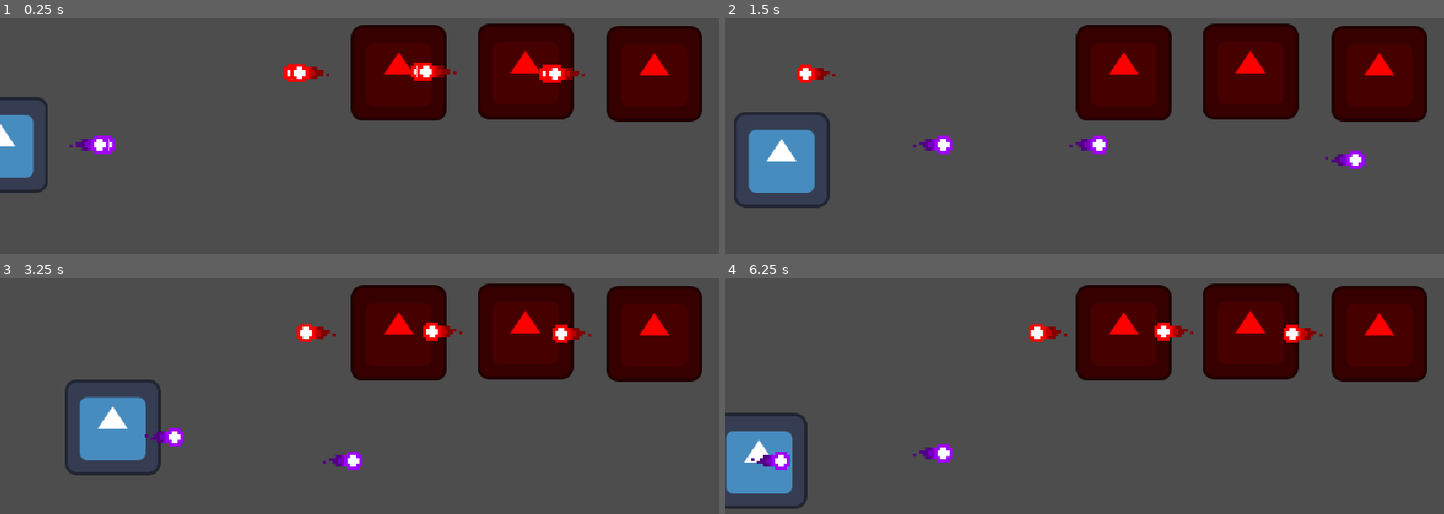
Above: before the commit, frames 1-4 (two rows, left to right).
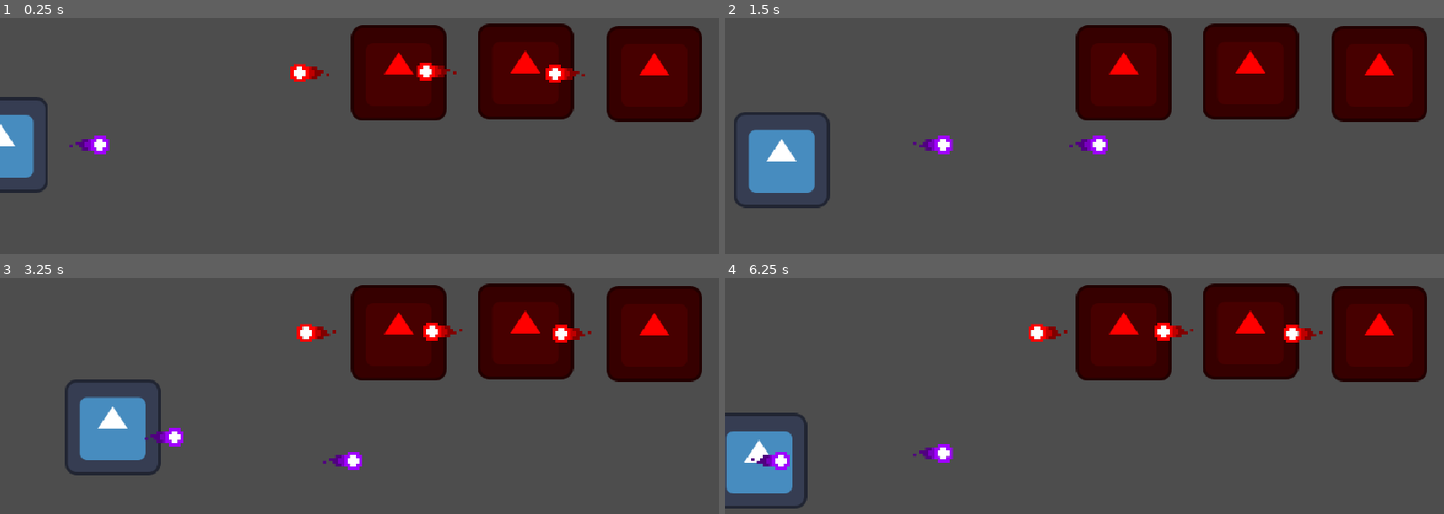
Above: after the commit, the same moments.

Repository: aomushi0710/shooting_game
Game: Godot game, scene res://stage.tscn
The game is run twice, just before and just after one commit, with the same random seed, the same clock (stepped at 60 frames per second) and the same inputs. The project has no main scene, so this scene is started directly. The engine's default icon, where the game draws it, is replaced by a stand-in: a white triangle on a blue panel in a dark square.
Inputs:
- Up to frame 1 (0.25 s): no input
- Up to frame 2 (1.5 s): hold Right (move_right) 0.53-1.28 s; hold Down (move_down) from 1.28 s (still down)
- Up to frame 3 (3.25 s): release Down (move_down) at 2.03 s; hold Right (move_right) 2.03-2.78 s; hold Up (move_up) from 2.78 s (still down)
- Up to frame 4 (6.25 s): release Up (move_up) at 3.53 s; hold Left (move_left) 3.53-5.03 s; hold Down (move_down) 5.03-5.78 s; hold Right (move_right) from 5.78 s (still down)

The runs differ from the first frame. In frame 1, 0.3% of the frame differs, in the area x 10-81%, y 19-58%; in frame 2, 0.5%, in the area x 10-89%, y 19-64%; in frame 3, less than 0.1%; in frame 4, less than 0.1%.

Commit message:
キャラが持つデータ参照用の弾が、ゲーム開始時に一緒に発射されてしまっていたバグを修正

Diff:
--- a/bullet/bullet.gd
+++ b/bullet/bullet.gd
@@ -25,7 +25,6 @@
 ## 敵を貫通できる残り回数。この値が0の状態で弾が衝突すると弾が消滅する。
 var penetration_count: int
 var base_direction := Vector2.RIGHT ## 弾を発射する方向
-var is_duplicated := false ## 弾が複製されたものであるかどうかのフラグ
 
 @export var parameters: Array[BulletParameter]
 
--- a/character_base.gd
+++ b/character_base.gd
@@ -44,6 +44,10 @@
 var hp: int = 10 ## キャラクターのHPの現在値。0になると機能を停止する。
 
 func _ready() -> void:
+	# キャラクターが所持している弾の処理を止める
+	bullet.process_mode = Node.PROCESS_MODE_DISABLED
+	bullet.hide()
+
 	hp = bullet.hp
 
 	# 同じBullet型のインスタンスを敵味方問わず使い回せるように、
@@ -67,6 +71,10 @@
 		return
 
 	var shot := bullet.duplicate() ## 複製されて実際に発射する弾のノード
+	# 発射された弾の処理は再開させる
+	shot.process_mode = Node.PROCESS_MODE_INHERIT
+	shot.show()
+
 	var tween := shot.create_tween() ## 弾の生存時間を過ぎると削除する[Tween]
 	tween.tween_interval(shot.life_time)
 	tween.tween_callback(shot.queue_free)
